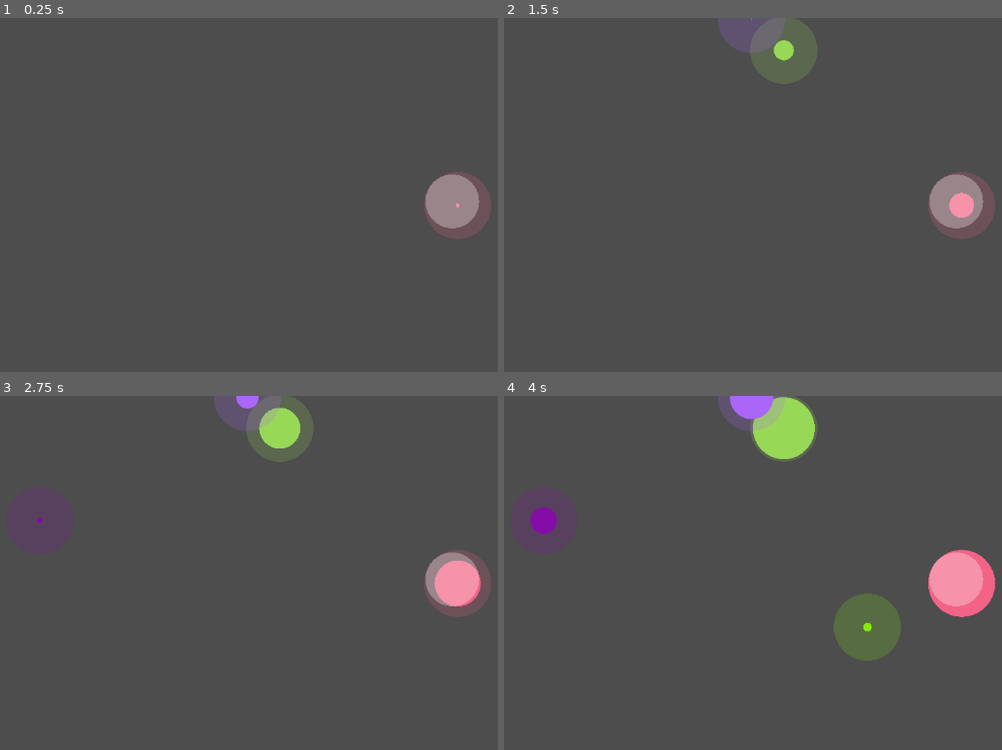
Above: before the commit, frames 1-4 (two rows, left to right).
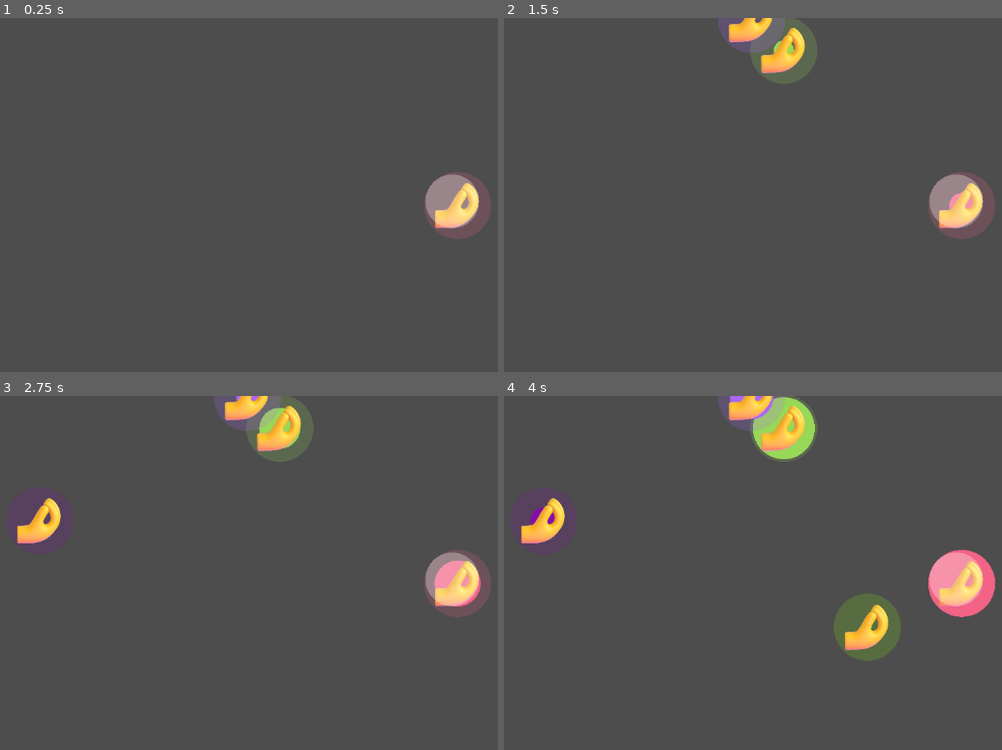
Above: after the commit, the same moments.

Repository: sebastianlindgren00/GetTheBeatGame
Game: Godot game, scene res://Scenes/GameRoot.tscn
Two runs of this game, one before a commit and one after it. Both use one fixed random seed, a clock stepped at 60 frames per second and the inputs below.
Inputs:
- Up to frame 1 (0.25 s): no input
- Up to frame 2 (1.5 s): hold Z (sustain) 0.53-1.28 s; tap X (tap) at 0.8, 1.35 s; tap Enter at 1.25 s
- Up to frame 3 (2.75 s): tap Z (sustain) at 1.55 s; hold Z (sustain) from 2.03 s (still down); tap X (tap) at 2.3 s
- Up to frame 4 (4 s): release Z (sustain) at 2.78 s; tap X (tap) at 2.85, 3.8 s; tap Z (sustain) at 3.05 s; hold Z (sustain) from 3.53 s (still down)

The runs differ from the first frame. In frame 1, 0.6% of the frame differs, in the area x 87-97%, y 46-60%; in frame 2, 1.7%; in frame 3, 2.4%; in frame 4, 3.0%, in the area x 3-97%, y 0-72%.
Error in both runs: Attempt to call function 'get_as_text' in base 'null instance' on a null instance. (res://Scenes/Game.tscn::GDScript_mjukf:12)

Commit message:
icons working on circles
Now the circles have an attached snap and jazz icons to simplify the game for the users

Diff:
--- a/Scripts/circleArea.gd
+++ b/Scripts/circleArea.gd
@@ -9,6 +9,9 @@
 var spawnTime: int = 0 # Time when the note was spawned
 var color: Color # Color of the circle
 var pointer: Node2D # Reference to the pointer node
+
+var tapTexture = preload("res://Icons/PinchedFingers.png")
+var sustainTexture = preload("res://Icons/ClappingHands.png")
 
 var noteType = "tap" # Type of the note, can be "tap" or "sustain"
 var noteIsHit = false # If the note is hit or not
@@ -26,6 +29,19 @@
 	animCircle.maxRadius = MAX_RADIUS
 	animCircle.color = color
 
+	var sprite = Sprite2D.new()
+	sprite.position = animCircle.position
+	sprite.scale = Vector2(0.3, 0.3)
+
+	if noteType == "sustain":
+		sprite.texture = sustainTexture
+
+	else:
+		sprite.texture = tapTexture
+
+	add_child(sprite)
+
+#draw() function for drawing the outer circle, gets called every frame
 func _draw():
 	draw_circle(Vector2(0, 0), MAX_RADIUS, color * Color(1, 1, 1, 0.2))
 
@@ -50,11 +66,24 @@
 func checkGesture(timeToHit):
 	# See if snapping is active, using is_snapping from handpointer.gd
 	if noteType == "tap":
+		print("Checking tap gesture")
+		#load in the tap texture, got it to work HERE (below)
+		# var tapSprite = Sprite2D.new()
+		# tapSprite.position = animCircle.position
+		# tapSprite.texture = tapTexture
+		# tapSprite.scale = Vector2(0.3, 0.3)
+		#add_child(tapSprite)
 		if pointer.is_snapping:
 			noteIsHit = true
 			precision = 1 - timeToHit / noteHitTimeout
 			queue_free()
 	elif noteType == "sustain":
+		#create a sprite with the sustain texture at circle location.
+		# var sustainSprite = Sprite2D.new()
+		# sustainSprite.position = animCircle.position
+		# sustainSprite.texture = sustainTexture
+		# sustainSprite.scale = Vector2(0.3, 0.3)
+		# add_child(sustainSprite)
 		pass
 
 func _on_area_entered(area):
Renamed: Icons/Clapping Hands.png -> Icons/ClappingHands.png
Not shown, added: Icons/ClappingHands.png.import
Renamed: Icons/Pinched Fingers.png -> Icons/PinchedFingers.png
Not shown, added: Icons/PinchedFingers.png.import
Not shown: 1 places in Scenes/GameRoot.tscn that only renumber resources
Not shown: 1 places in Scenes/PlaySong.tscn that only renumber resources
